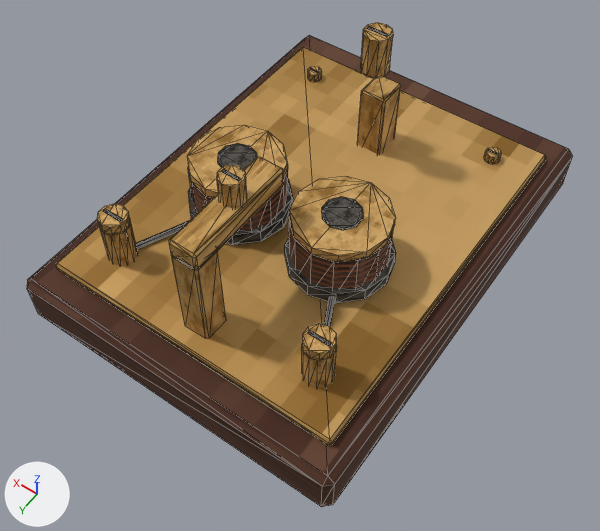
What one commit did to the glTF model assets/models/instruments_v1/sounder_static.glb.
The view is the same before and after, from a 50 mm camera at (-0.133, 0.198, 0.288) aimed at (-0.011, 0.028, 0.021). Lighting does not change. The marker at lower left points along +X, +Y and +Z. The first picture is the older version. Mesh edges are drawn as thin lines. Vertices at exactly the same position are counted once.

Names of what the first picture shows: 'sounder_static'.
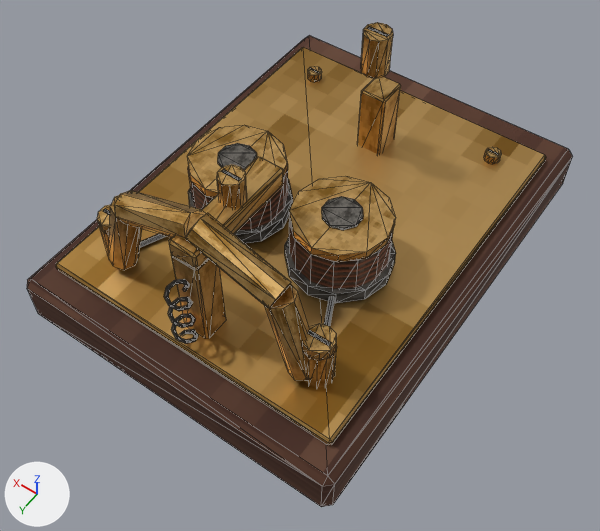
Boxes (x1, y1, x2, y2) around the edits, measured in the pictures (600 x 531 px):
'sounder_static', recoloured, reshaped: (27, 22, 573, 507) in both
part 1 of me_cube_014, added (brown): after (108, 190, 311, 381)

The change, as a diff of the scene's bpy script:
```diff
--- a/assets/models/instruments_v1/sounder_static.glb.py
+++ b/assets/models/instruments_v1/sounder_static.glb.py
@@ mat_dw_wood @@
 n0 = _N.new('ShaderNodeBsdfPrincipled'); n0.name = 'Principled BSDF'
-n0.inputs[2].default_value = 0.88  # 'Roughness'
+n0.inputs[2].default_value = 0.83  # 'Roughness'
 n1 = _N.new('ShaderNodeOutputMaterial'); n1.name = 'Material Output'
+n3 = _N.new('ShaderNodeMix'); n3.name = 'Mix'
+n3.data_type = 'RGBA'
+n3.blend_type = 'MULTIPLY'
+n3.inputs[0].default_value = 1.0  # 'Factor'
+n4 = _N.new('ShaderNodeVertexColor'); n4.name = 'Color Attribute'
 n2 = _N.new('ShaderNodeTexImage'); n2.name = 'Image Texture'
@@ mat_dw_wood @@
 _L.new(n0.outputs[0], n1.inputs[0])  # 'BSDF' to 'Surface'
-_L.new(n2.outputs[0], n0.inputs[0])  # 'Color' to 'Base Color'
+_L.new(n3.outputs[2], n0.inputs[0])  # 'Result' to 'Base Color'
+_L.new(n4.outputs[0], n3.inputs[7])  # 'Color' to 'B'
+_L.new(n2.outputs[0], n3.inputs[6])  # 'Color' to 'A'
@@ mat_dw_brass @@
 mat_dw_brass = bpy.data.materials.new('dw_brass')
-# nodes: BsdfPrincipled, OutputMaterial, TexImage
+# nodes: BsdfPrincipled, Mix, OutputMaterial, TexImage, VertexColor
 # uses the picture img_instrument_atlas_256
@@ mat_dw_iron @@
 n0 = _N.new('ShaderNodeBsdfPrincipled'); n0.name = 'Principled BSDF'
-n0.inputs[1].default_value = 0.5  # 'Metallic'
-n0.inputs[2].default_value = 0.88  # 'Roughness'
+n0.inputs[2].default_value = 0.83  # 'Roughness'
 n1 = _N.new('ShaderNodeOutputMaterial'); n1.name = 'Material Output'
+n3 = _N.new('ShaderNodeMix'); n3.name = 'Mix'
+n3.data_type = 'RGBA'
+n3.blend_type = 'MULTIPLY'
+n3.inputs[0].default_value = 1.0  # 'Factor'
+n4 = _N.new('ShaderNodeVertexColor'); n4.name = 'Color Attribute'
 n2 = _N.new('ShaderNodeTexImage'); n2.name = 'Image Texture'
@@ mat_dw_iron @@
 _L.new(n0.outputs[0], n1.inputs[0])  # 'BSDF' to 'Surface'
-_L.new(n2.outputs[0], n0.inputs[0])  # 'Color' to 'Base Color'
+_L.new(n3.outputs[2], n0.inputs[0])  # 'Result' to 'Base Color'
+_L.new(n4.outputs[0], n3.inputs[7])  # 'Color' to 'B'
+_L.new(n2.outputs[0], n3.inputs[6])  # 'Color' to 'A'
@@ mat_dw_coil @@
 n0 = _N.new('ShaderNodeBsdfPrincipled'); n0.name = 'Principled BSDF'
-n0.inputs[2].default_value = 0.88  # 'Roughness'
+n0.inputs[2].default_value = 0.83  # 'Roughness'
 n1 = _N.new('ShaderNodeOutputMaterial'); n1.name = 'Material Output'
+n3 = _N.new('ShaderNodeMix'); n3.name = 'Mix'
+n3.data_type = 'RGBA'
+n3.blend_type = 'MULTIPLY'
+n3.inputs[0].default_value = 1.0  # 'Factor'
+n4 = _N.new('ShaderNodeVertexColor'); n4.name = 'Color Attribute'
 n2 = _N.new('ShaderNodeTexImage'); n2.name = 'Image Texture'
@@ mat_dw_coil @@
 _L.new(n0.outputs[0], n1.inputs[0])  # 'BSDF' to 'Surface'
-_L.new(n2.outputs[0], n0.inputs[0])  # 'Color' to 'Base Color'
+_L.new(n3.outputs[2], n0.inputs[0])  # 'Result' to 'Base Color'
+_L.new(n4.outputs[0], n3.inputs[7])  # 'Color' to 'B'
+_L.new(n2.outputs[0], n3.inputs[6])  # 'Color' to 'A'
@@ me_cube_014 @@
 # used by ob_sounder_static; location = (0.0, 0.0, 0.0)
-me_cube_014.from_pydata(...)  # 560 vertices, 1004 faces; spans x -0.075..0.075, y -0.1..0.1, z -0.002..0.089
+me_cube_014.from_pydata(...)  # 898 vertices, 1564 faces; spans x -0.075..0.075, y -0.1..0.1, z -0.002..0.089
+# me_cube_014 part 1: 338 vertices added at x -0.05..0.05, y 0.065..0.09, z 0.024..0.084
 me_cube_014.materials.append(mat_dw_wood)
```
